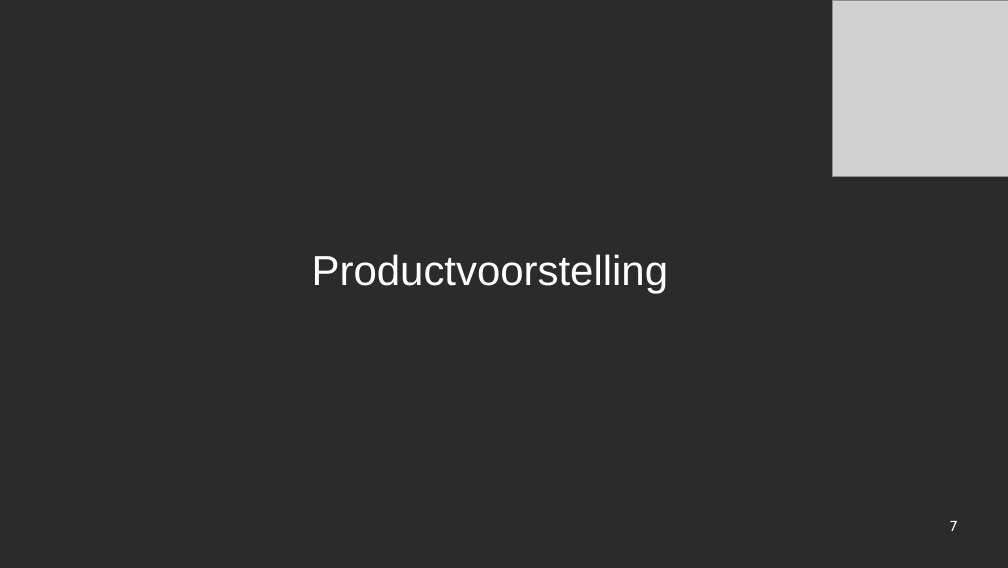
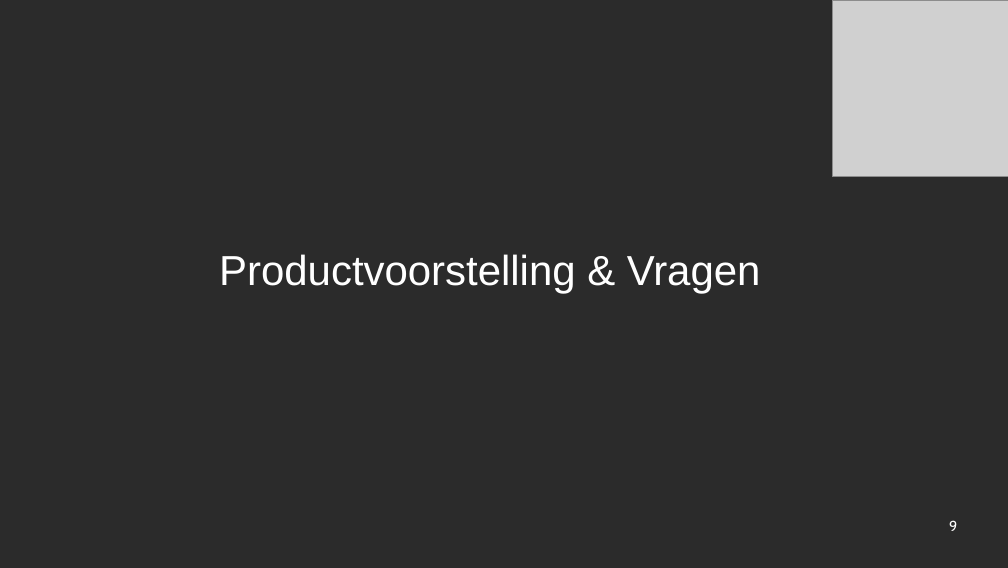
Before and after one commit to cekefun/Project_Databases, a slide deck: slide 9 of Powerpoint_databases.odp (slide 7 before the commit). Drawn at 1008x568 pixels with LibreOffice and Linux fonts; fonts in the diff are those of the drawing; grey boxes stand for pictures; background and template pictures are left out; a plain dark background stands for a picture behind light text. Boxes give left, top, right and bottom in pixels: in the first picture for what was removed or moved away, otherwise in the second. Text is boxed around its words. In the diff, an @@ line names an element or a change of style, - is before the commit and + after.

```diff
--- a/Powerpoint_databases.odp
+++ b/Powerpoint_databases.odp
@@ title at box(219, 254, 761, 294): text changed @@
-Productvoorstelling
+Productvoorstelling & Vragen
@@ page number at box(949, 520, 957, 531): text changed @@
-7
+9
```
Also in this commit, not shown: 1 other slide changed, 6 slides added, 4 slides removed.
